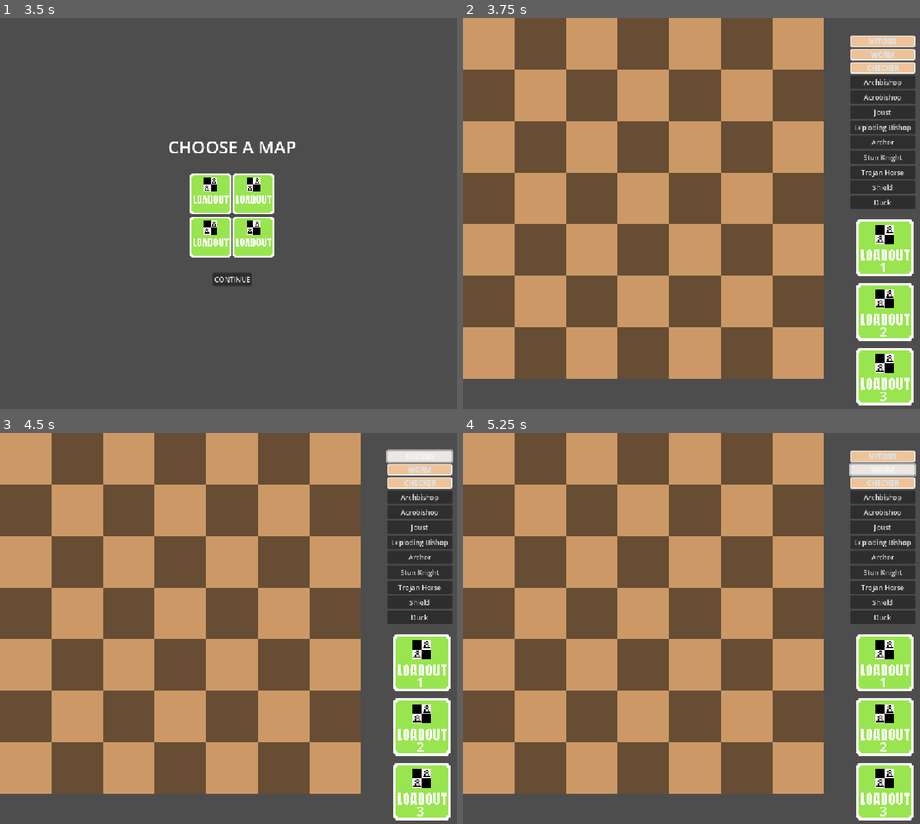
Above: before the commit, frames 1-4 (two rows, left to right).
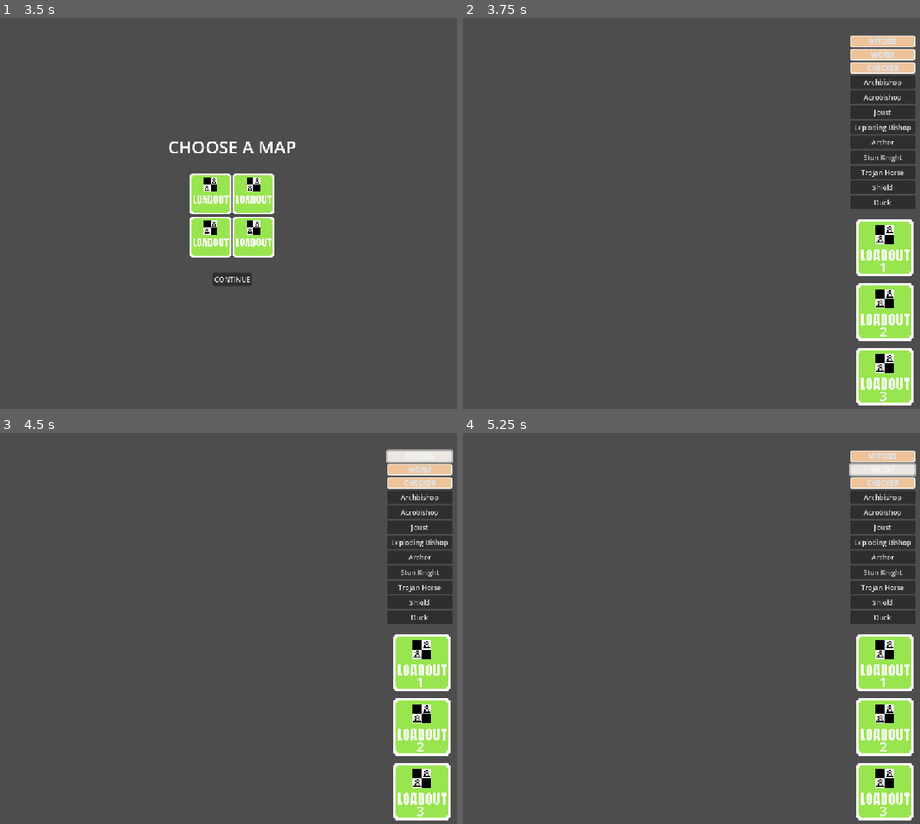
Above: after the commit, the same moments.

Repository: Wyadox/TurnBasedLite
Game: Godot game, scene res://scenes/map_menu.tscn
The game is run twice, just before and just after one commit, with the same random seed, the same clock (stepped at 60 frames per second) and the same inputs. This scene is started directly instead of the project's main scene.
Inputs (mouse positions are in pixels of both pictures, inside the frame that each line leads up to):
- Up to frame 1 (3.5 s): click (210, 193) at 0.5 s; click (251, 193) at 1.25 s; click (210, 236) at 2 s; click (251, 236) at 2.75 s
- Up to frame 2 (3.75 s): click "CONTINUE" at 3.5 s
- Up to frame 3 (4.5 s): click "MITOSIS" at 4.25 s
- Up to frame 4 (5.25 s): click "WORM" at 5 s

Frame 1 is identical in both runs. In frame 2, 73% of the frame differs, in the area x 0-79%, y 0-93%; in frame 3, 73%; in frame 4, 73%.

Commit message:
fixed map selection, working on tile fixes

Diff:
--- a/chess-game/scripts/board.gd
+++ b/chess-game/scripts/board.gd
@@ -4,6 +4,7 @@
 @export var piece_scene = preload("res://scenes/Piece.tscn")
 @export var setup_script = preload("res://scripts/setup_phase_ui.gd")
 @export var status_indicator = preload("res://scenes/StatusIndicator.tscn")
+
 
 
 
@@ -19,7 +20,7 @@
 	FOREST,
 	WALL
 }
-var selected_board: BOARD_TYPE = BOARD_TYPE.STANDARD
+var selected_board: BOARD_TYPE = BOARD_TYPE.RIVER
 const CELL_SIZE = 120
 
 const BOARD_HEIGHT = 7
@@ -34,30 +35,35 @@
 
 # Called when the node enters the scene tree for the first time.
 func _ready() -> void:
-
-	draw_board()
-
-
+	print("in board")
+
+
+	print("signal setup")
+
+	clear_borders()
 	SignalBus.change_map.connect(_on_set_board_type)
-	clear_borders()
-
 	SignalBus.spawn_piece.connect(_on_setup_phase_ui_spawn_piece)
 	SignalBus.init_ai.connect(_on_game_init_ai)
 	SignalBus.selected_square.connect(_on_game_selected_square)
 
 func _on_set_board_type(current_map):
+
 	if current_map == 1:
 		selected_board = BOARD_TYPE.STANDARD
+		draw_board()
 	elif current_map == 2:
 		selected_board = BOARD_TYPE.RIVER
+		draw_board()
 		if selected_board == BOARD_TYPE.RIVER:
 			draw_river()
 	elif current_map == 3:
 		selected_board = BOARD_TYPE.FOREST
+		draw_board()
 		if selected_board == BOARD_TYPE.FOREST:
 			draw_forest()
 	elif current_map == 4:
 		selected_board = BOARD_TYPE.WALL
+		draw_board()
 		if selected_board == BOARD_TYPE.WALL:
 			draw_wall()
 
@@ -72,33 +78,33 @@
 				draw_cell(x + LOADOUT_X_OFFSET, y + LOADOUT_Y_OFFSET)
 
 func draw_river():
-	create_piece(Globals.PIECE_TYPES.BRIDGE_RIGHT, Globals.COLORS.TILE, Vector2(0,2))
-	create_piece(Globals.PIECE_TYPES.BRIDGE_RIGHT, Globals.COLORS.TILE, Vector2(0,3))
-	create_piece(Globals.PIECE_TYPES.BRIDGE_RIGHT, Globals.COLORS.TILE, Vector2(0,4))
+	#create_piece(Globals.PIECE_TYPES.BRIDGE_RIGHT, Globals.COLORS.TILE, Vector2(0,2))
+	#create_piece(Globals.PIECE_TYPES.BRIDGE_RIGHT, Globals.COLORS.TILE, Vector2(0,3))
+	#create_piece(Globals.PIECE_TYPES.BRIDGE_RIGHT, Globals.COLORS.TILE, Vector2(0,4))
 	create_piece(Globals.PIECE_TYPES.WATER, Globals.COLORS.TILE, Vector2(1,2))
-	create_piece(Globals.PIECE_TYPES.BRIDGE_MID, Globals.COLORS.TILE, Vector2(1,3))
+	#create_piece(Globals.PIECE_TYPES.BRIDGE_MID, Globals.COLORS.TILE, Vector2(1,3))
 	create_piece(Globals.PIECE_TYPES.WATER, Globals.COLORS.TILE, Vector2(1,4))
 	create_piece(Globals.PIECE_TYPES.WATER, Globals.COLORS.TILE, Vector2(2,2))
 	create_piece(Globals.PIECE_TYPES.WATER, Globals.COLORS.TILE, Vector2(2,3))
 	create_piece(Globals.PIECE_TYPES.WATER, Globals.COLORS.TILE, Vector2(2,4))
-	create_piece(Globals.PIECE_TYPES.BRIDGE_FULL, Globals.COLORS.TILE, Vector2(3,2))
-	create_piece(Globals.PIECE_TYPES.BRIDGE_FULL, Globals.COLORS.TILE, Vector2(3,3))
-	create_piece(Globals.PIECE_TYPES.BRIDGE_FULL, Globals.COLORS.TILE, Vector2(3,4))
+	#create_piece(Globals.PIECE_TYPES.BRIDGE_FULL, Globals.COLORS.TILE, Vector2(3,2))
+	#create_piece(Globals.PIECE_TYPES.BRIDGE_FULL, Globals.COLORS.TILE, Vector2(3,3))
+	#create_piece(Globals.PIECE_TYPES.BRIDGE_FULL, Globals.COLORS.TILE, Vector2(3,4))
 	create_piece(Globals.PIECE_TYPES.WATER, Globals.COLORS.TILE, Vector2(4,3))
 	create_piece(Globals.PIECE_TYPES.WATER, Globals.COLORS.TILE, Vector2(4,4))
 	create_piece(Globals.PIECE_TYPES.WATER, Globals.COLORS.TILE, Vector2(4,2))
 	create_piece(Globals.PIECE_TYPES.WATER, Globals.COLORS.TILE, Vector2(5,2))
-	create_piece(Globals.PIECE_TYPES.BRIDGE_MID, Globals.COLORS.TILE, Vector2(5,3))
+	#create_piece(Globals.PIECE_TYPES.BRIDGE_MID, Globals.COLORS.TILE, Vector2(5,3))
 	create_piece(Globals.PIECE_TYPES.WATER, Globals.COLORS.TILE, Vector2(5,4))
-	create_piece(Globals.PIECE_TYPES.BRIDGE_LEFT, Globals.COLORS.TILE, Vector2(6,2))
-	create_piece(Globals.PIECE_TYPES.BRIDGE_LEFT, Globals.COLORS.TILE, Vector2(6,3))
-	create_piece(Globals.PIECE_TYPES.BRIDGE_LEFT, Globals.COLORS.TILE, Vector2(6,4))
+	#create_piece(Globals.PIECE_TYPES.BRIDGE_LEFT, Globals.COLORS.TILE, Vector2(6,2))
+	#create_piece(Globals.PIECE_TYPES.BRIDGE_LEFT, Globals.COLORS.TILE, Vector2(6,3))
+	#create_piece(Globals.PIECE_TYPES.BRIDGE_LEFT, Globals.COLORS.TILE, Vector2(6,4))
 
 
 	for i in range(7):
 		for j in range(7):
 			var piece = get_piece(Vector2(i,j))
-			if piece != null:
+			if piece != null and piece.color != Globals.COLORS.BLACK and piece.color != Globals.COLORS.WHITE:
 				piece.scale *= 1.25
 
 
@@ -118,7 +124,7 @@
 	for i in range(7):
 		for j in range(7):
 			var piece = get_piece(Vector2(i,j))
-			if piece != null:
+			if piece != null and piece.color != Globals.COLORS.BLACK and piece.color != Globals.COLORS.WHITE:
 				piece.scale *= 1.25
 
 func draw_wall():
@@ -135,7 +141,7 @@
 	for i in range(7):
 		for j in range(7):
 			var piece = get_piece(Vector2(i,j))
-			if piece != null:
+			if piece != null and piece.color != Globals.COLORS.BLACK and piece.color != Globals.COLORS.WHITE:
 				piece.scale *= 1.25
 
 func draw_cell(x, y):
@@ -470,7 +476,7 @@
 func num_pieces():
 	var count : int = 0
 	for piece in pieces:
-		if piece.piece_type != Globals.PIECE_TYPES.WATER and piece.piece_type != Globals.PIECE_TYPES.BRIDGE_LEFT and piece.piece_type != Globals.PIECE_TYPES.BRIDGE_RIGHT and piece.piece_type != Globals.PIECE_TYPES.BRIDGE_MID and piece.piece_type != Globals.PIECE_TYPES.BRIDGE_FULL and piece.piece_type != Globals.PIECE_TYPES.WEB and piece.piece_type != Globals.PIEC …(227 unchanged characters)…
+		if piece.piece_type != Globals.PIECE_TYPES.WATER and piece.piece_type != Globals.PIECE_TYPES.WEB and piece.piece_type != Globals.PIEC …(227 unchanged characters)…
 			count += 1
 	return count
 
--- a/chess-game/scripts/color_menu.gd
+++ b/chess-game/scripts/color_menu.gd
@@ -6,6 +6,7 @@
 
 var choice : String
 var victory : bool
+var current_map : int
 
 func _ready() -> void:
 	randomize()
@@ -43,3 +44,4 @@
 	get_tree().current_scene.queue_free()
 	get_tree().root.add_child(load_scene)
 	get_tree().current_scene = load_scene
+	SignalBus.emit_signal("change_map",current_map)
--- a/chess-game/scripts/globals.gd
+++ b/chess-game/scripts/globals.gd
@@ -48,10 +48,10 @@
 	JUGGERNAUT1,
 	WIZARD,
 	WATER,
-	BRIDGE_LEFT,
-	BRIDGE_MID,
-	BRIDGE_RIGHT,
-	BRIDGE_FULL,
+	#BRIDGE_LEFT,
+	#BRIDGE_MID,
+	#BRIDGE_RIGHT,
+	#BRIDGE_FULL,
 	WEB,
 	MAGMA_HIGH,
 	MAGMA_MED,
@@ -120,10 +120,10 @@
 	},
 	COLORS.TILE:{
 		PIECE_TYPES.WATER: Vector2i(2,0),
-		PIECE_TYPES.BRIDGE_LEFT: Vector2i(2,1),
-		PIECE_TYPES.BRIDGE_MID: Vector2i(2,2),
-		PIECE_TYPES.BRIDGE_RIGHT: Vector2i(2,3),
-		PIECE_TYPES.BRIDGE_FULL: Vector2i(2,4),
+		#PIECE_TYPES.BRIDGE_LEFT: Vector2i(2,1),
+		#PIECE_TYPES.BRIDGE_MID: Vector2i(2,2),
+		#PIECE_TYPES.BRIDGE_RIGHT: Vector2i(2,3),
+		#PIECE_TYPES.BRIDGE_FULL: Vector2i(2,4),
 		PIECE_TYPES.WEB: Vector2i(2,5),
 		PIECE_TYPES.MAGMA_HIGH: Vector2i(2,6),
 		PIECE_TYPES.MAGMA_MED: Vector2i(2,7),
--- a/chess-game/scripts/map_menu.gd
+++ b/chess-game/scripts/map_menu.gd
@@ -8,12 +8,13 @@
 var player2_type : Globals.PLAYER_2_TYPE
 
 # Called when the node enters the scene tree for the first time.
+var game_scene
 func _ready() -> void:
-	pass # Replace with function body.
+	const GAME_SCENE = preload("res://scenes/game.tscn")
+	game_scene = GAME_SCENE.instantiate()
 
 func _on_continue_button_pressed() -> void:
-	const GAME_SCENE = preload("res://scenes/game.tscn")
-	var game_scene = GAME_SCENE.instantiate()
+
 
 	game_scene.player2_type = player2_type
 	game_scene.current_map = current_map
--- a/chess-game/scripts/options_menu.gd
+++ b/chess-game/scripts/options_menu.gd
@@ -6,37 +6,47 @@
 
 var current_map : int = -1
 var color : Globals.COLORS
+var game_scene
 
 # Called when the node enters the scene tree for the first time.
 func _ready() -> void:
-	pass # Replace with function body.
+	const GAME_SCENE = preload("res://scenes/game.tscn")
+	game_scene = GAME_SCENE.instantiate()
 
 func _on_continue_button_pressed() -> void:
 	if opponent_option_button.get_selected_id() == -1 or difficulty_option_button.get_selected_id() == -1 or current_map == -1:
 		notification_node.set_text("An option was not selected")
 		return
 
-	const GAME_SCENE = preload("res://scenes/game.tscn")
-	var game_scene = GAME_SCENE.instantiate()
+	#print("options menu")
+
 
 	game_scene.player2_type = convert_opponent_option(opponent_option_button.get_item_text(opponent_option_button.get_selected_id()))
 	game_scene.difficulty = difficulty_option_button.get_item_text(difficulty_option_button.get_selected_id())
 	game_scene.current_map = current_map
+	#print("game scene current map is")
+	#print(game_scene.current_map)
+
+
 
 	var scene_tree = get_tree()
 	scene_tree.current_scene.queue_free()
 	if game_scene.player2_type == Globals.PLAYER_2_TYPE.HUMAN:
 		scene_tree.root.add_child(game_scene)
 		scene_tree.current_scene = game_scene
+		SignalBus.emit_signal("change_map",current_map)
 	else:
 		const COLOR_SCENE = preload("res://scenes/color_menu.tscn")
 		var color_scene = COLOR_SCENE.instantiate()
+		color_scene.current_map = current_map
 
 		color_scene.load_scene = game_scene
+
 
 		scene_tree.current_scene.queue_free()
 		scene_tree.root.add_child(color_scene)
 		scene_tree.current_scene = color_scene
+
 
 func convert_opponent_option(option : String) -> Globals.PLAYER_2_TYPE:
 	if option == "HUMAN":
@@ -46,12 +56,19 @@
 
 func _on_map_1_button_pressed() -> void:
 	current_map = 1
+	print(current_map)
+
 
 func _on_map_2_button_pressed() -> void:
 	current_map = 2
+	print(current_map)
+
 
 func _on_map_3_button_pressed() -> void:
 	current_map = 3
+	print(current_map)
+
 
 func _on_map_4_button_pressed() -> void:
 	current_map = 4
+	print(current_map)
Binary file added: chess-game/bridgeFull.png
Not shown, added: chess-game/bridgeFull.png.import
Binary file added: chess-game/bridgeLeft.png
Not shown, added: chess-game/bridgeLeft.png.import
Binary file added: chess-game/bridgeMid.png
Not shown, added: chess-game/bridgeMid.png.import
Binary file added: chess-game/bridgeRight.png
Not shown, added: chess-game/bridgeRight.png.import
Not shown: 1 places in chess-game/scenes/Piece.tscn that only renumber resources
